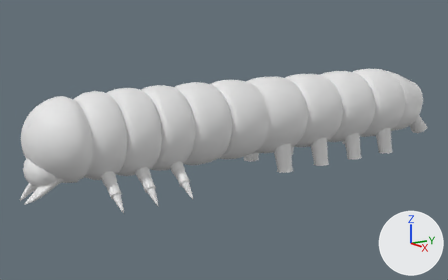
An edit to the Blender file 01/Assets/models/enemies/caterpillars/caterpillar05.blend, drawn before and after from the same camera.
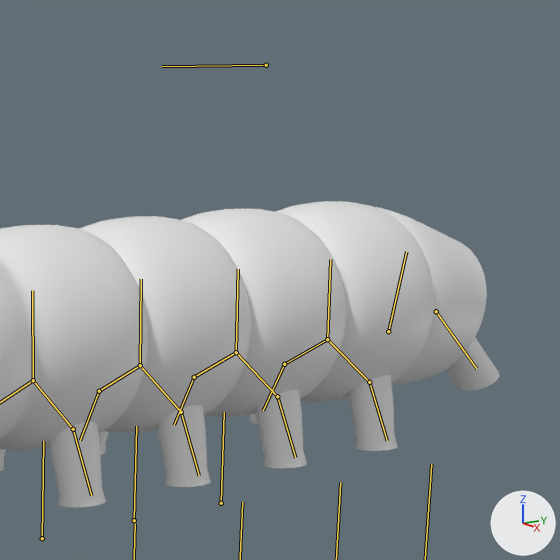
There are two pictures of each version: one whole from a camera (50 mm lens) standing at (12.42, -3.14, 2.75) and looking at (-0.51, 5.56, -0.63), one close up on the part from 57% to 100% of the width and 0% to 68% of the height. The axes (+X, +Y, +Z) are drawn at lower right. The lights are the same throughout. The bones that bend it are drawn over the model as lines in the close-ups.

Names of what the first close-up shows: 'body_inner_skin', 'body_outer_shape', 'prolegs', 'tail'.
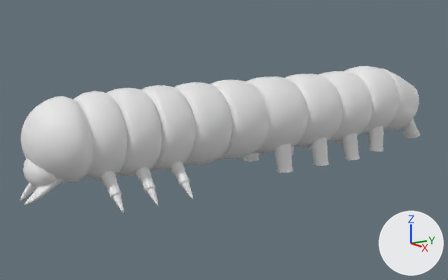
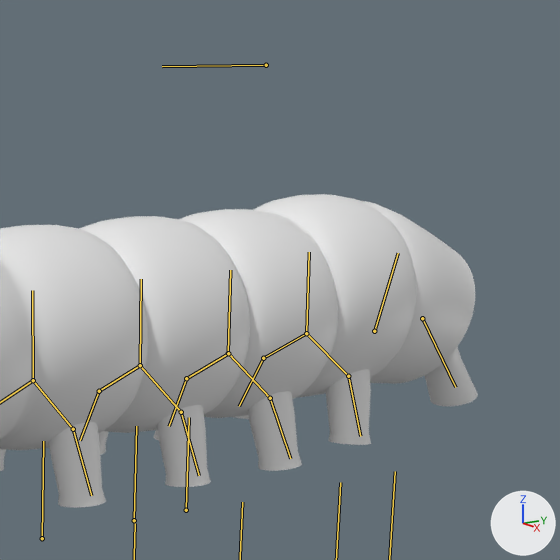
The newer file adds an action. The first version stands in its rest pose; the second is drawn at frame 16 of the action 'ArmatureAction.001'.

What the commit changed:
Bone 'tail' (bone_tail) moves from (0.0, 0.0, 0.0) to (0.0, -0.1, -0.18).
Bone 'tail' (bone_tail) turns from (0, 0, 0) to (-9, 0, 0) degrees about its own x, y and z.
Bone 'segment08' (bone_segment08) moves from (0.0, 0.0, 0.0) to (0.0, 0.0, 0.1).
Bone 'segment09' (bone_segment09) moves from (0.0, 0.0, 0.0) to (0.0, 0.1, 0.3).
Bone 'segment10' (bone_segment10) moves from (0.0, 0.0, 0.0) to (0.0, -0.03, 0.21).
Bone 'segment10' (bone_segment10) turns from (0, 0, 0) to (-6, 0, 0) degrees about its own x, y and z.
Bone 'proleg04_ik.L' (bone_proleg04_ik_l) moves from (0.0, 0.0, 0.0) to (0.0, 0.0, 0.5).
Bone 'proleg04_ik.R' (bone_proleg04_ik_r) moves from (0.0, 0.0, 0.0) to (0.0, 0.0, 0.5).

Boxes (x1, y1, x2, y2) around the edits, measured in the close-ups (560 x 560 px):
'body_outer_shape', posed
    before: (0, 201, 434, 450)
    after: (0, 194, 416, 450)
'prolegs', posed
    before: (0, 375, 398, 507)
    after: (0, 369, 371, 507)
'tail', posed (11% taller)
    before: (376, 207, 499, 391)
    after: (362, 201, 478, 406)
bone 'tail', root to tip
    before: (436, 311) to (476, 368)
    after: (422, 318) to (455, 387)
bone 'segment08', root to tip
    before: (236, 352) to (238, 269)
    after: (228, 353) to (230, 270)
bone 'segment09', root to tip
    before: (327, 339) to (330, 259)
    after: (306, 333) to (309, 252)
bone 'segment10', root to tip
    before: (388, 331) to (406, 251)
    after: (374, 331) to (398, 253)
bone 'proleg04_ik.R', root to tip
    before: (221, 503) to (224, 412)
    after: (186, 510) to (189, 417)
